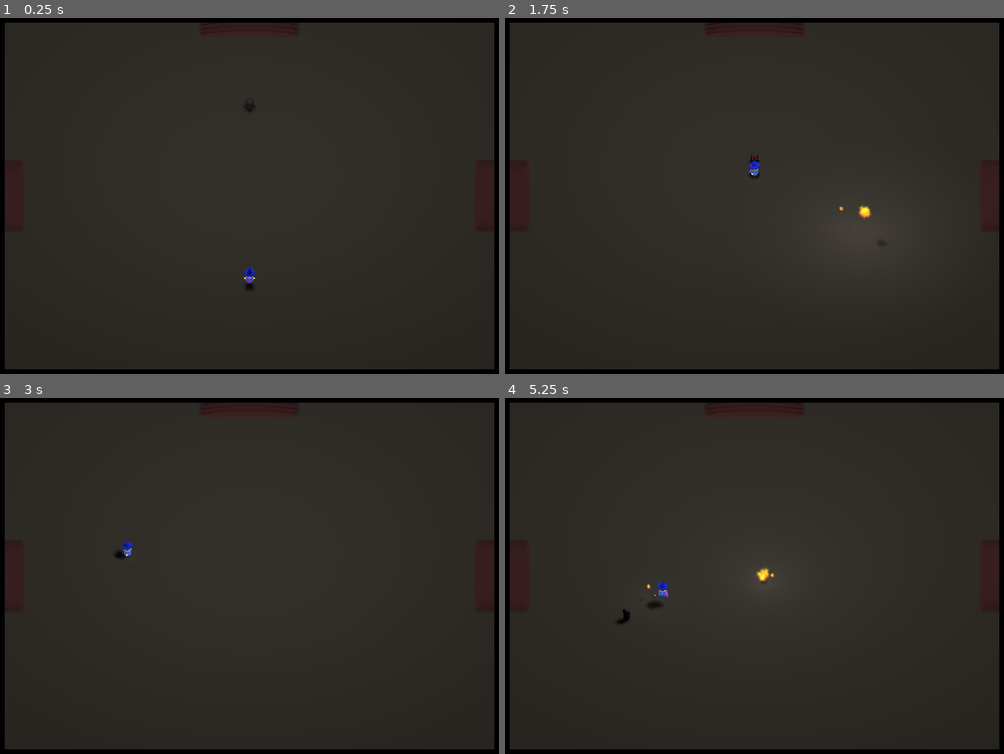
Above: before the commit, frames 1-4 (two rows, left to right).
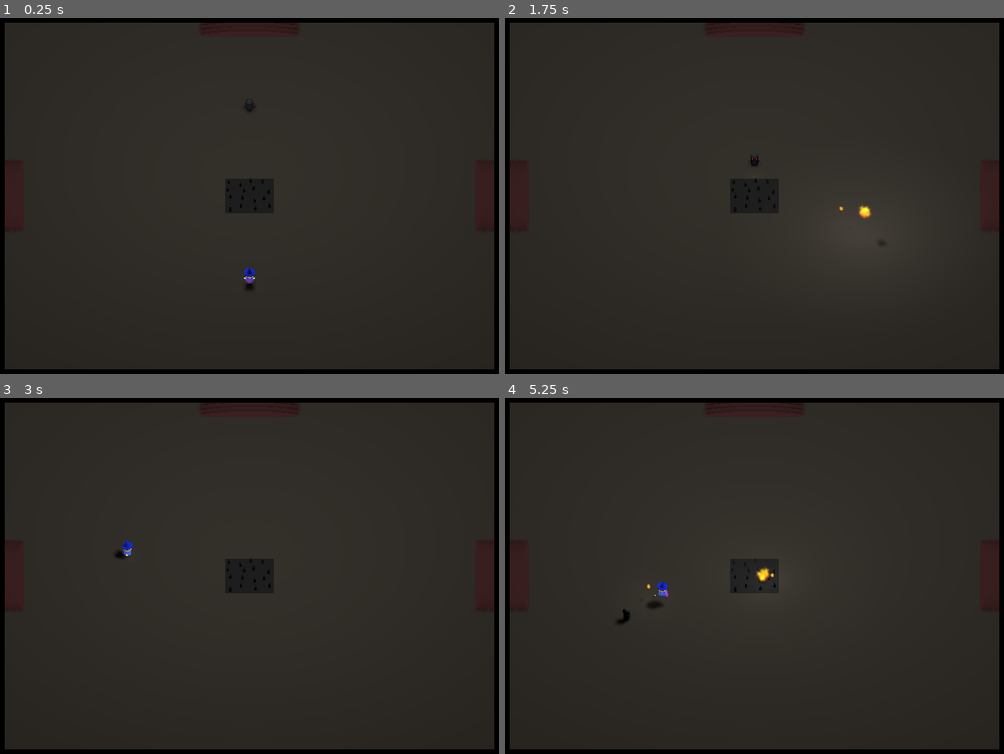
Above: after the commit, the same moments.

Repository: jaredbwasserman/game-jams
Game: Godot game, scene res://scenes/Main.tscn
The game is run twice, just before and just after one commit, with the same random seed, the same clock (stepped at 60 frames per second) and the same inputs.
Inputs (mouse positions are in pixels of both pictures, inside the frame that each line leads up to):
- Up to frame 1 (0.25 s): no input
- Up to frame 2 (1.75 s): tap Enter at 0.5 s; move the mouse to (724, 270) at 0.52 s; press the mouse at (724, 270) at 0.53 s; hold Up (move_forward) from 0.53 s (still down); tap Space (jump) at 0.77, 1.25, 1.52 s; move the mouse to (944, 249) at 1.27 s; release the mouse at (944, 249) at 1.28 s; click (944, 249) at 1.35 s
- Up to frame 3 (3 s): move the mouse to (59, 522) at 2.02 s; release Up (move_forward) at 2.03 s; press the mouse at (59, 522) at 2.03 s; hold Left (move_left) from 2.03 s (still down); move the mouse to (279, 576) at 2.77 s; release the mouse at (279, 576) at 2.78 s; click (279, 576) at 2.85 s
- Up to frame 4 (5.25 s): tap Space (jump) at 3.02, 3.77, 4.52 s; move the mouse to (659, 483) at 3.52 s; release Left (move_left) at 3.53 s; press the mouse at (659, 483) at 3.53 s; hold Down (move_back) 3.53-4.28 s; tap Enter at 4.25 s; move the mouse to (894, 558) at 4.27 s; release the mouse at (894, 558) at 4.28 s; hold Right (move_right) 4.28-5.03 s; click (894, 558) at 4.35 s; move the mouse to (629, 593) at 5.02 s; press the mouse at (629, 593) at 5.03 s; hold Up (move_forward) from 5.03 s (still down)

The runs differ from the first frame. In frame 1, 0.1% of the frame differs, in the area x 45-55%, y 44-55%; in frame 2, 0.2%; in frame 3, 0.1%; in frame 4, 0.3%.

Commit message:
Add spikes

Diff:
--- a/bgj-2022-03/project.godot
+++ b/bgj-2022-03/project.godot
@@ -75,6 +75,7 @@
 3d_physics/layer_4="rooms"
 3d_physics/layer_5="ground"
 3d_physics/layer_6="doors"
+3d_physics/layer_7="spikes"
 
 [physics]
 
--- a/bgj-2022-03/scenes/Main.tscn
+++ b/bgj-2022-03/scenes/Main.tscn
@@ -6,6 +6,7 @@
 [ext_resource path="res://scenes/SquareRoom.tscn" type="PackedScene" id=4]
 [ext_resource path="res://scenes/Fireball.tscn" type="PackedScene" id=5]
 [ext_resource path="res://scenes/Mob.tscn" type="PackedScene" id=6]
+[ext_resource path="res://scenes/Spikes.tscn" type="PackedScene" id=7]
 
 [node name="Main" type="Node"]
 
@@ -29,7 +30,10 @@
 omni_attenuation = 0.025
 omni_shadow_mode = 0
 
-[node name="Mob1" parent="RoomsRoot/RoomsManager/RoomsList/Room1" instance=ExtResource( 6 )]
+[node name="Spikes" parent="RoomsRoot/RoomsManager/RoomsList/Room1" instance=ExtResource( 7 )]
+transform = Transform( 1, 0, 0, 0, 1, 0, 0, 0, 1, 0, -0.2, 0 )
+
+[node name="Mob" parent="RoomsRoot/RoomsManager/RoomsList/Room1" instance=ExtResource( 6 )]
 transform = Transform( 1, 0, 0, 0, 1, 0, 0, 0, 1, 0, 1.5, -25 )
 
 [node name="Room5" parent="RoomsRoot/RoomsManager/RoomsList" instance=ExtResource( 4 )]
--- a/bgj-2022-03/scenes/Player.tscn
+++ b/bgj-2022-03/scenes/Player.tscn
@@ -204,8 +204,8 @@
 "values": [ true, true, false, true, false, true ]
 }
 
-[node name="Player" type="KinematicBody"]
-collision_mask = 14
+[node name="Player" type="KinematicBody" groups=["player"]]
+collision_mask = 78
 script = ExtResource( 2 )
 
 [node name="RoomDetector" type="Area" parent="."]
--- /dev/null
+++ b/bgj-2022-03/scenes/Spikes.tscn
@@ -0,0 +1,145 @@
+[gd_scene load_steps=7 format=2]
+
+[ext_resource path="res://scripts/Spikes.gd" type="Script" id=1]
+
+[sub_resource type="BoxShape" id=6]
+extents = Vector3( 5, 1, 5 )
+
+[sub_resource type="CubeMesh" id=1]
+size = Vector3( 10, 0.5, 10 )
+
+[sub_resource type="SpatialMaterial" id=2]
+albedo_color = Color( 0.0392157, 0.0352941, 0.0352941, 1 )
+
+[sub_resource type="PrismMesh" id=3]
+size = Vector3( 0.5, 1, 0.5 )
+
+[sub_resource type="SpatialMaterial" id=5]
+albedo_color = Color( 0.0392157, 0.0352941, 0.0352941, 1 )
+
+[node name="Spikes" type="Spatial"]
+script = ExtResource( 1 )
+
+[node name="Area" type="Area" parent="."]
+collision_layer = 64
+monitorable = false
+
+[node name="CollisionShape" type="CollisionShape" parent="Area"]
+shape = SubResource( 6 )
+
+[node name="Pivot" type="Spatial" parent="."]
+
+[node name="Floor" type="MeshInstance" parent="Pivot"]
+include_in_bound = false
+mesh = SubResource( 1 )
+material/0 = SubResource( 2 )
+
+[node name="Spike1" type="MeshInstance" parent="Pivot/Floor"]
+transform = Transform( 1, 0, 0, 0, 1, 0, 0, 0, 1, -4.199, 0.75, -3.73 )
+include_in_bound = false
+mesh = SubResource( 3 )
+material/0 = SubResource( 5 )
+
+[node name="Spike2" type="MeshInstance" parent="Pivot/Floor"]
+transform = Transform( 0.965926, 0, 0.258819, 0, 1, 0, -0.258819, 0, 0.965926, -1.83031, 0.75, -2.94779 )
+include_in_bound = false
+mesh = SubResource( 3 )
+material/0 = SubResource( 5 )
+
+[node name="Spike3" type="MeshInstance" parent="Pivot/Floor"]
+transform = Transform( 0.913545, 0, 0.406737, 0, 1, 0, -0.406737, 0, 0.913545, 0.235719, 0.75, -4.07975 )
+include_in_bound = false
+mesh = SubResource( 3 )
+material/0 = SubResource( 5 )
+
+[node name="Spike4" type="MeshInstance" parent="Pivot/Floor"]
+transform = Transform( 0.0523359, 0, 0.99863, 0, 1, 0, -0.99863, 0, 0.0523359, 2.68408, 0.75, -3.75749 )
+include_in_bound = false
+mesh = SubResource( 3 )
+material/0 = SubResource( 5 )
+
+[node name="Spike5" type="MeshInstance" parent="Pivot/Floor"]
+transform = Transform( 1, 0, 0, 0, 1, 0, 0, 0, 1, -4.44881, 0.75, -1.4656 )
+include_in_bound = false
+mesh = SubResource( 3 )
+material/0 = SubResource( 5 )
+
+[node name="Spike6" type="MeshInstance" parent="Pivot/Floor"]
+transform = Transform( 0.949036, 0, 0.315169, 0, 1, 0, -0.315169, 0, 0.949036, -1.09577, 0.75, -1.26273 )
+include_in_bound = false
+mesh = SubResource( 3 )
+material/0 = SubResource( 5 )
+
+[node name="Spike7" type="MeshInstance" parent="Pivot/Floor"]
+transform = Transform( 0.825133, 0, -0.564938, 0, 1, 0, 0.564938, 0, 0.825133, 0.873189, 0.75, -1.89731 )
+include_in_bound = false
+mesh = SubResource( 3 )
+material/0 = SubResource( 5 )
+
+[node name="Spike8" type="MeshInstance" parent="Pivot/Floor"]
+transform = Transform( 0.792705, 0, -0.609606, 0, 1, 0, 0.609606, 0, 0.792705, 3.91195, 0.75, -0.830098 )
+include_in_bound = false
+mesh = SubResource( 3 )
+material/0 = SubResource( 5 )
+
+[node name="Spike9" type="MeshInstance" parent="Pivot/Floor"]
+transform = Transform( 0.944863, 0, -0.327465, 0, 1, 0, 0.327465, 0, 0.944863, -3.86771, 0.75, 0.409902 )
+include_in_bound = false
+mesh = SubResource( 3 )
+material/0 = SubResource( 5 )
+
+[node name="Spike10" type="MeshInstance" parent="Pivot/Floor"]
+transform = Transform( 1, 0, 0, 0, 1, 0, 0, 0, 1, -1.45301, 0.75, 0.756248 )
+include_in_bound = false
+mesh = SubResource( 3 )
+material/0 = SubResource( 5 )
+
+[node name="Spike11" type="MeshInstance" parent="Pivot/Floor"]
+transform = Transform( 0.917852, 0, 0.396924, 0, 1, 0, -0.396924, 0, 0.917852, 1.0318, 0.75, 1.5978 )
+include_in_bound = false
+mesh = SubResource( 3 )
+material/0 = SubResource( 5 )
+
+[node name="Spike12" type="MeshInstance" parent="Pivot/Floor"]
+transform = Transform( 1, 0, 0, 0, 1, 0, 0, 0, 1, 2.97413, 0.75, 0.877164 )
+include_in_bound = false
+mesh = SubResource( 3 )
+material/0 = SubResource( 5 )
+
+[node name="Spike13" type="MeshInstance" parent="Pivot/Floor"]
+transform = Transform( 0.000209407, 0, -1, 0, 1, 0, 1, 0, 0.000209407, -3.90005, 0.75, 4.25866 )
+include_in_bound = false
+mesh = SubResource( 3 )
+material/0 = SubResource( 5 )
+
+[node name="Spike14" type="MeshInstance" parent="Pivot/Floor"]
+transform = Transform( 0.993603, 0, 0.112926, 0, 1, 0, -0.112926, 0, 0.993603, -1.70821, 0.75, 3.07355 )
+include_in_bound = false
+mesh = SubResource( 3 )
+material/0 = SubResource( 5 )
+
+[node name="Spike15" type="MeshInstance" parent="Pivot/Floor"]
+transform = Transform( 0.904418, 0, -0.426648, 0, 1, 0, 0.426648, 0, 0.904418, 1.21223, 0.75, 3.94386 )
+include_in_bound = false
+mesh = SubResource( 3 )
+material/0 = SubResource( 5 )
+
+[node name="Spike16" type="MeshInstance" parent="Pivot/Floor"]
+transform = Transform( 1, 0, 0, 0, 1, 0, 0, 0, 1, 4.06381, 0.75, 3.04732 )
+include_in_bound = false
+mesh = SubResource( 3 )
+material/0 = SubResource( 5 )
+
+[node name="AttTimer" type="Timer" parent="."]
+
+[node name="TopLight" type="DirectionalLight" parent="."]
+transform = Transform( 1, 0, 0, 0, -4.37114e-08, 1, 0, -1, -4.37114e-08, 0, 20, 0 )
+visible = false
+
+[node name="BottomLight" type="DirectionalLight" parent="."]
+transform = Transform( 1, 0, 0, 0, -4.37114e-08, -1, 0, 1, -4.37114e-08, 0, -20, 0 )
+visible = false
+
+[connection signal="body_entered" from="Area" to="." method="_on_Area_body_entered"]
+[connection signal="body_exited" from="Area" to="." method="_on_Area_body_exited"]
+[connection signal="timeout" from="AttTimer" to="." method="_on_AttTimer_timeout"]
--- /dev/null
+++ b/bgj-2022-03/scripts/Spikes.gd
@@ -0,0 +1,29 @@
+extends Spatial
+
+# Damage to inflict
+export var damage = 4
+
+# Current victim
+var victim
+
+
+func _inflict_damage():
+	victim.find_node("Stats").take_damage(damage)
+
+
+func _on_Area_body_entered(body):
+	if not body.is_in_group("player"):
+		return
+
+	victim = body
+	_on_AttTimer_timeout()
+	$AttTimer.start()
+
+
+func _on_Area_body_exited(body):
+	$AttTimer.stop()
+	victim = null
+
+
+func _on_AttTimer_timeout():
+	_inflict_damage()
Not shown: 1 places in bgj-2022-03/scenes/Main.tscn that only renumber resources
